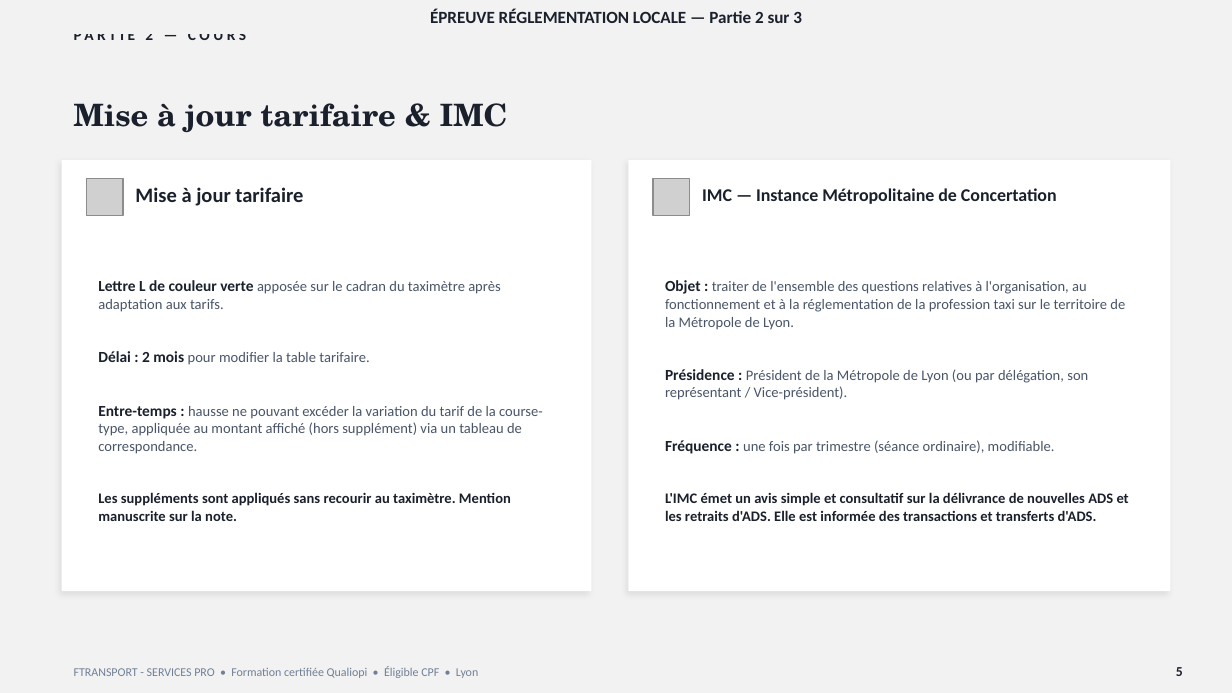
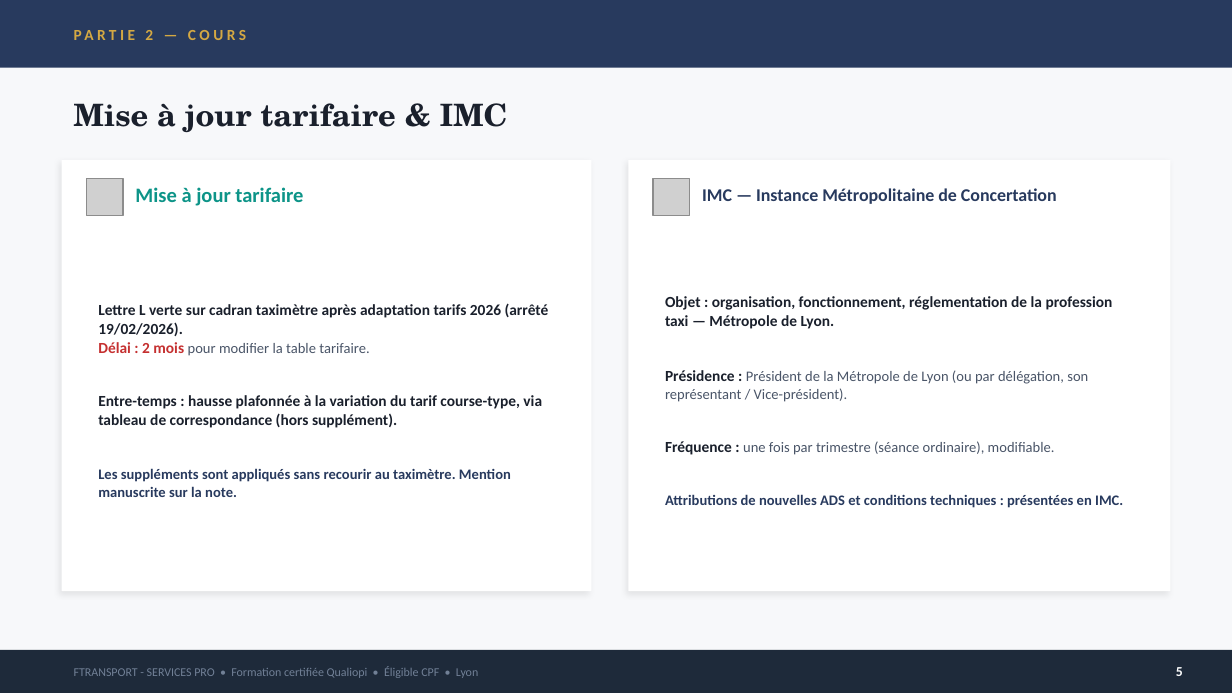
Before and after one commit to nanouf69/insight-learn-manage, a slide deck: slide 5 of public/cours/vtc/F_Locale_2.pptx. Drawn at 1232x693 pixels with LibreOffice and Linux fonts; fonts in the diff are those of the drawing; grey boxes stand for pictures. Boxes give left, top, right and bottom in pixels: in the first picture for what was removed or moved away, otherwise in the second. Text is boxed around its words. In the diff, an @@ line names an element or a change of style, - is before the commit and + after.

```diff
--- a/public/cours/vtc/F_Locale_2.pptx
+++ b/public/cours/vtc/F_Locale_2.pptx
@@ background #F2F2F2 to #F7F8FA @@
@@ rectangle added at <box>0,0,1232,68</box>, fill #283A5E @@
@@ text "PARTIE 2 — COURS" at <box>145,30,153,40</box>: text colour #1A202C to #D4A843 @@
@@ text removed at <box>430,9,802,23</box> @@
-ÉPREUVE RÉGLEMENTATION LOCALE — Partie 2 sur 3
@@ text "Mise à jour tarifaire" at <box>135,187,303,206</box>: text colour #1A202C to #0D9488 @@
@@ text "IMC — Instance Métropolitaine de ..." at <box>702,188,1057,204</box>: text colour #1A202C to #283A5E @@
@@ text at <box>665,296,1113,329</box>: text changed; size 8.5 to 9 pt; text colour #4A5568 to #1A202C; bold on @@
-Objet : traiter de l'ensemble des questions relatives à l'organisation, au fonctionnement et à la réglementation de la profession taxi sur le territoire de la Métropole de Lyon.
+Objet : organisation, fonctionnement, réglementation de la profession taxi — Métropole de Lyon.
@@ text at <box>98,303,549,336</box>: text changed; size 8.5 to 9 pt; text colour #4A5568 to #1A202C; bold on @@
-Lettre L de couleur verte apposée sur le cadran du taximètre après adaptation aux tarifs.
+Lettre L verte sur cadran taximètre après adaptation tarifs 2026 (arrêté 19/02/2026).
@@ text at <box>98,342,511,497</box>: text colour #1A202C to #C53030 in "Délai : 2 mois"; text colour #1A202C to #283A5E in "Les suppléments sont appliqués sans recourir au ..." @@
@@ text at <box>98,395,542,428</box>: text changed; size 8.5 to 9 pt; text colour #4A5568 to #1A202C; bold on @@
-Entre-temps : hausse ne pouvant excéder la variation du tarif de la course-type, appliquée au montant affiché (hors supplément) via un tableau de correspondance.
+Entre-temps : hausse plafonnée à la variation du tarif course-type, via tableau de correspondance (hors supplément).
@@ text at <box>665,494,1123,508</box>: text changed; text colour #1A202C to #283A5E @@
-L'IMC émet un avis simple et consultatif sur la délivrance de nouvelles ADS et les retraits d'ADS. Elle est informée des transactions et transferts d'ADS.
+Attributions de nouvelles ADS et conditions techniques : présentées en IMC.
@@ rectangle at <box>0,650,1232,693</box>: fill #F2F2F2 to #1E2A3A @@
@@ text "5" at <box>1176,667,1183,676</box>: text colour #1A202C to #FFFFFF @@
```
Also in this commit, not shown: 13 other slides changed, 3 other files.
